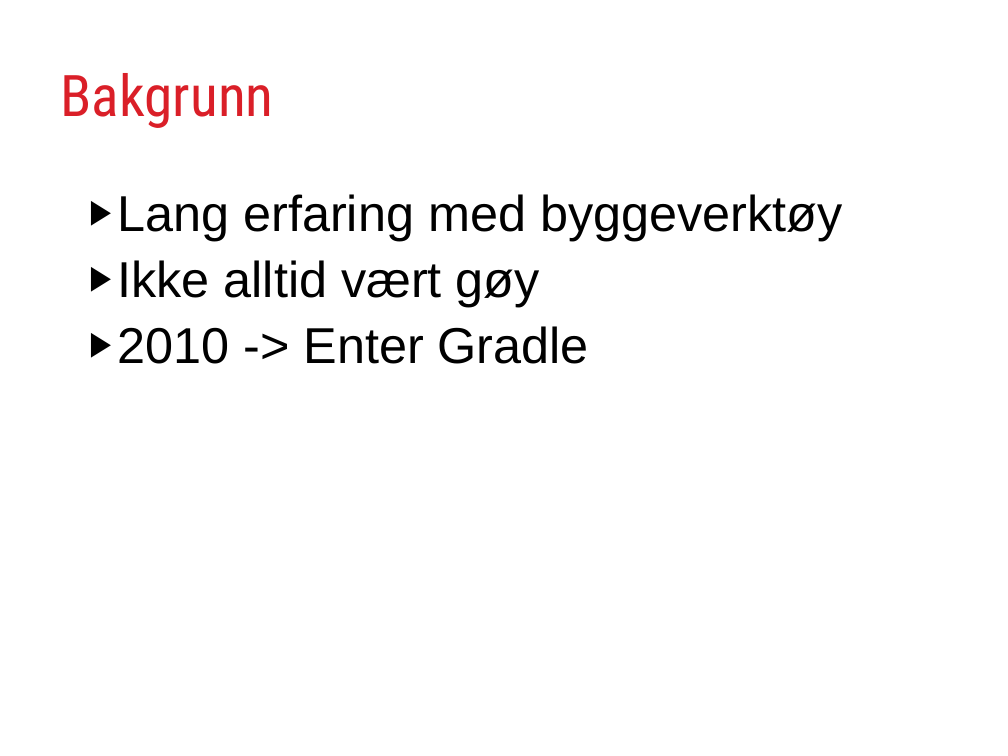
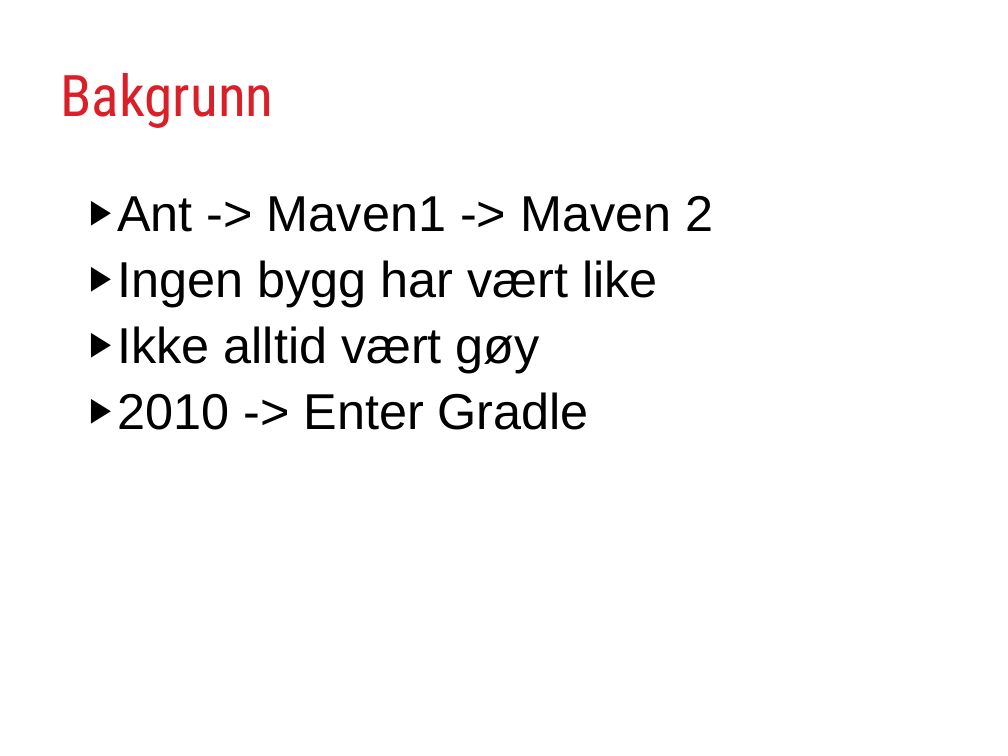
Before and after one commit to rundis/GradleJZ2012, a slide deck: slide 2 of GradleYourBuild.ppt. Drawn at 1008x756 pixels with LibreOffice and Linux fonts; fonts in the diff are those of the drawing. Boxes give left, top, right and bottom in pixels: in the first picture for what was removed or moved away, otherwise in the second. Text is boxed around its words. In the diff, an @@ line names an element or a change of style, - is before the commit and + after.

```diff
--- a/GradleYourBuild.ppt
+++ b/GradleYourBuild.ppt
@@ text at <box>117,195,714,307</box>: text changed @@
-▶ Lang erfaring med byggeverktøy
+▶ Ant -> Maven1 -> Maven 2
+▶ Ingen bygg har vært like
```
Also in this commit, not shown: 8 other slides changed, 1 slide added, 6 other files.
